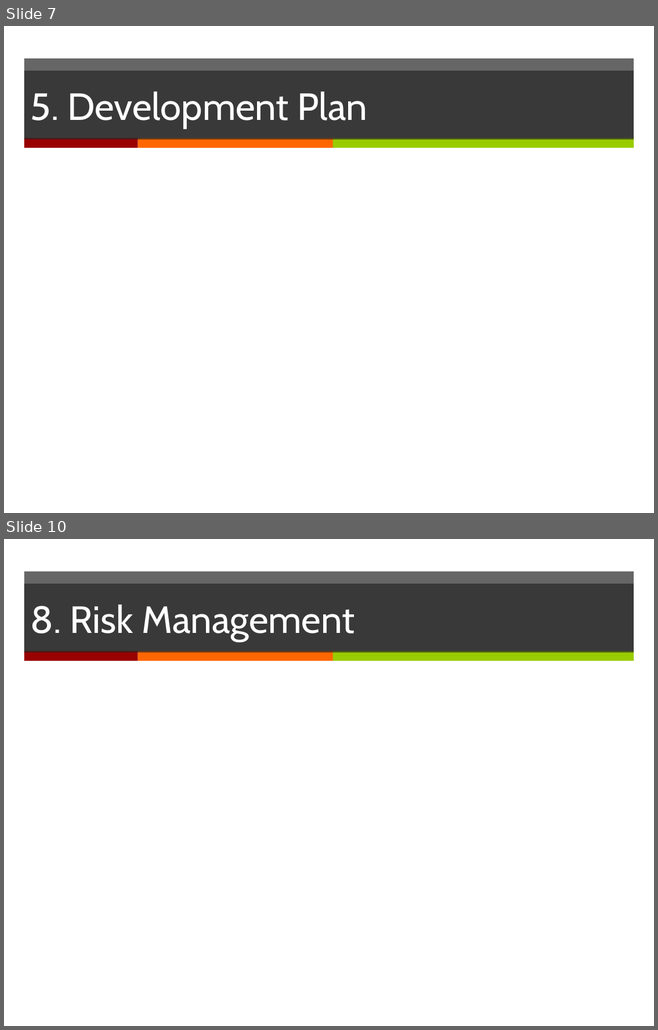
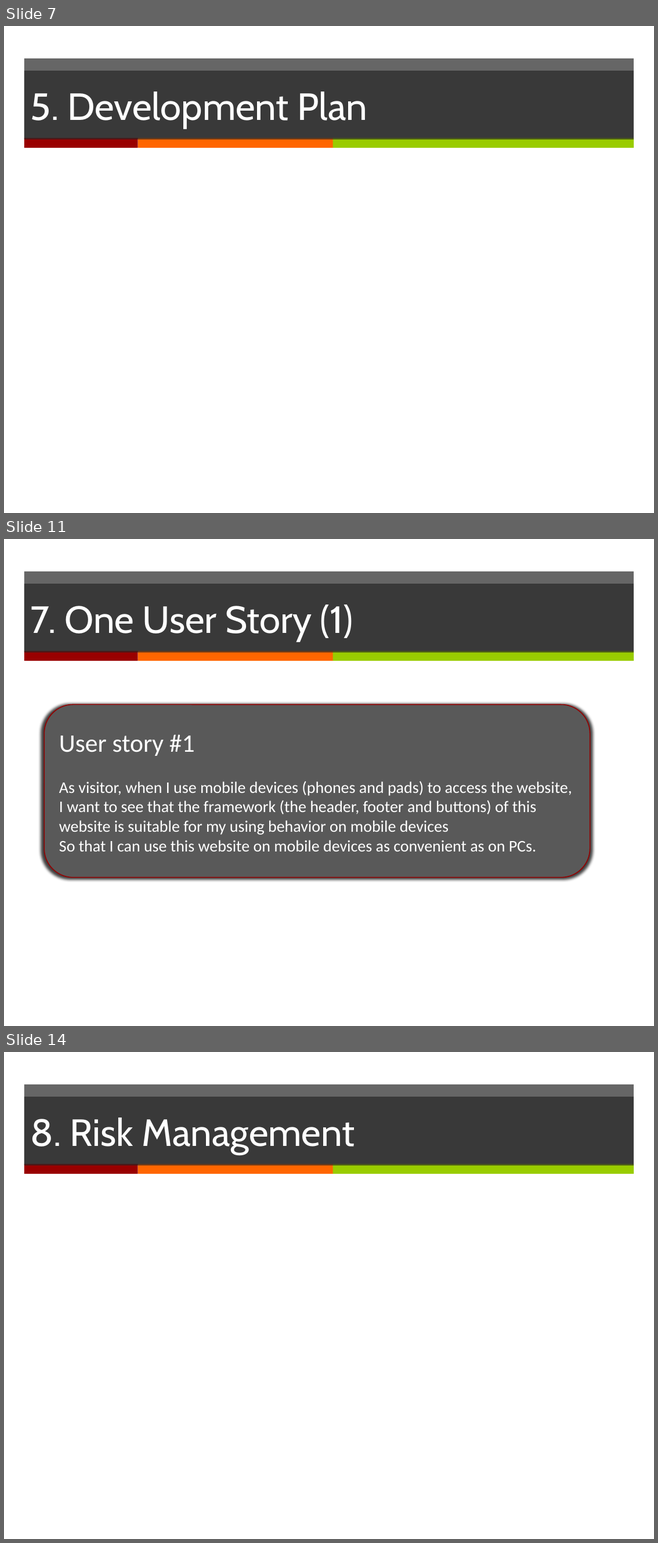
Before and after one commit to yadwinds/761_VEL, a slide deck: PCB/02 Plans & Actuals/2.1_Project Plan/Project Plan_(presentation)v0.1.pptx. Shown one above the other, each under a label of ours: slides 7 and 10 before the commit, slides 7, 11 and 14 after it; the slides between them are not shown. The pictures are 658x1030 and 658x1543 pixels, drawn with LibreOffice and Linux fonts; fonts in the diff are those of the drawing. Boxes give left, top, right and bottom in pixels: in the first picture for what was removed or moved away, otherwise in the second. Text is boxed around its words. In the diff, an @@ line names an element or a change of style, - is before the commit and + after.

```diff
--- a/PCB/02 Plans & Actuals/2.1_Project Plan/Project Plan_(presentation)v0.1.pptx
+++ b/PCB/02 Plans & Actuals/2.1_Project Plan/Project Plan_(presentation)v0.1.pptx
@@ slide 11 added at (4, 539, 654, 1026), background #FFFFFF; not listed: 4 template elements that a slide beside it also shows @@
@@ title added at (24, 584, 633, 653), fill #262626 at 70% opacity, 42 pt, text #FFFFFF @@
+7. One User Story (1)
@@ rounded rectangle added at (44, 705, 589, 878), fill #595959, outline #960000 1 pt, 18 pt, text #FFFFFF @@
+User story #1
+As visitor, when I use mobile devices (phones and pads) to access the website, I want to see that the framework (the header, footer and buttons) of this website is suitable for my using behavior on mobile devices
+So that I can use this website on mobile devices as convenient as on PCs.
@@ what was slide 10 is now slide 14 @@
```
Also in this commit, not shown: 2 slides changed, 3 other slides added.
